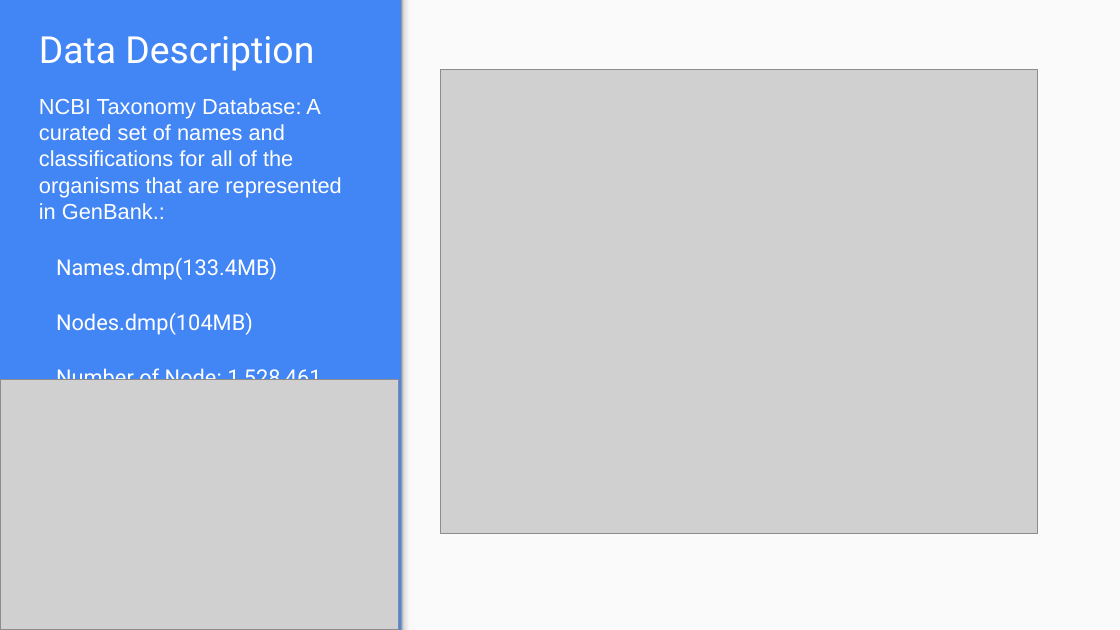
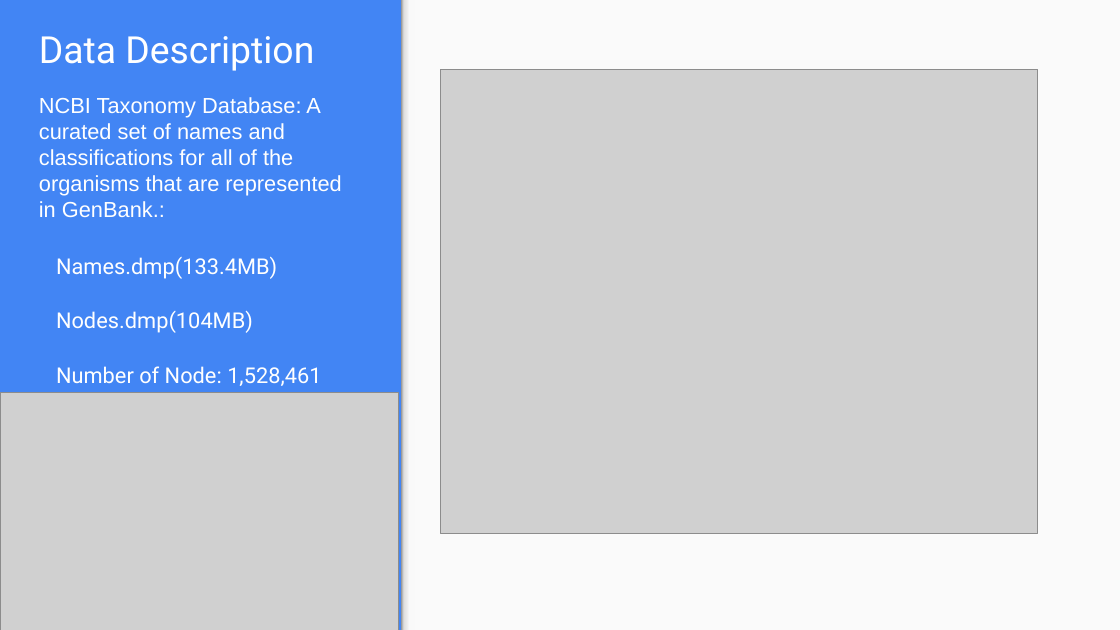
Before and after one commit to Houzl/CSYE7200FinalProject, a slide deck: slide 3 of CSYE7200 Scala Final Presentation Slides.pptx. Drawn at 1120x630 pixels with LibreOffice and Linux fonts; fonts in the diff are those of the drawing; grey boxes stand for pictures. Boxes give left, top, right and bottom in pixels: in the first picture for what was removed or moved away, otherwise in the second. Text is boxed around its words. In the diff, an @@ line names an element or a change of style, - is before the commit and + after.

Commit message:
Update

```diff
--- a/CSYE7200 Scala Final Presentation Slides.pptx
+++ b/CSYE7200 Scala Final Presentation Slides.pptx
@@ text "NCBI Taxonomy Database: A curated ..." rewrapped from bbox=[39, 98, 341, 391] to bbox=[39, 97, 341, 386] @@
@@ picture: place and size @@
-picture at bbox=[1, 380, 399, 630]
+picture at bbox=[1, 393, 399, 630]
```
Also in this commit, not shown: 2 other slides changed, 1 slide added, 1 slide removed.
